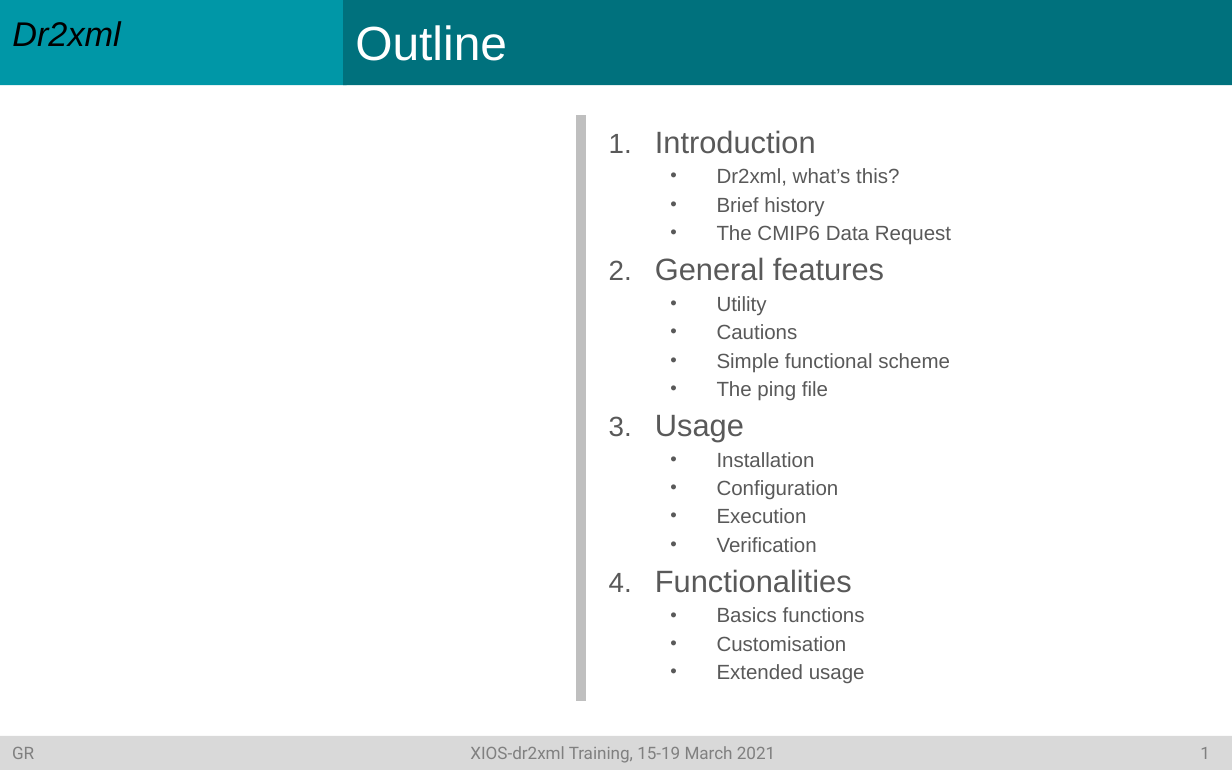
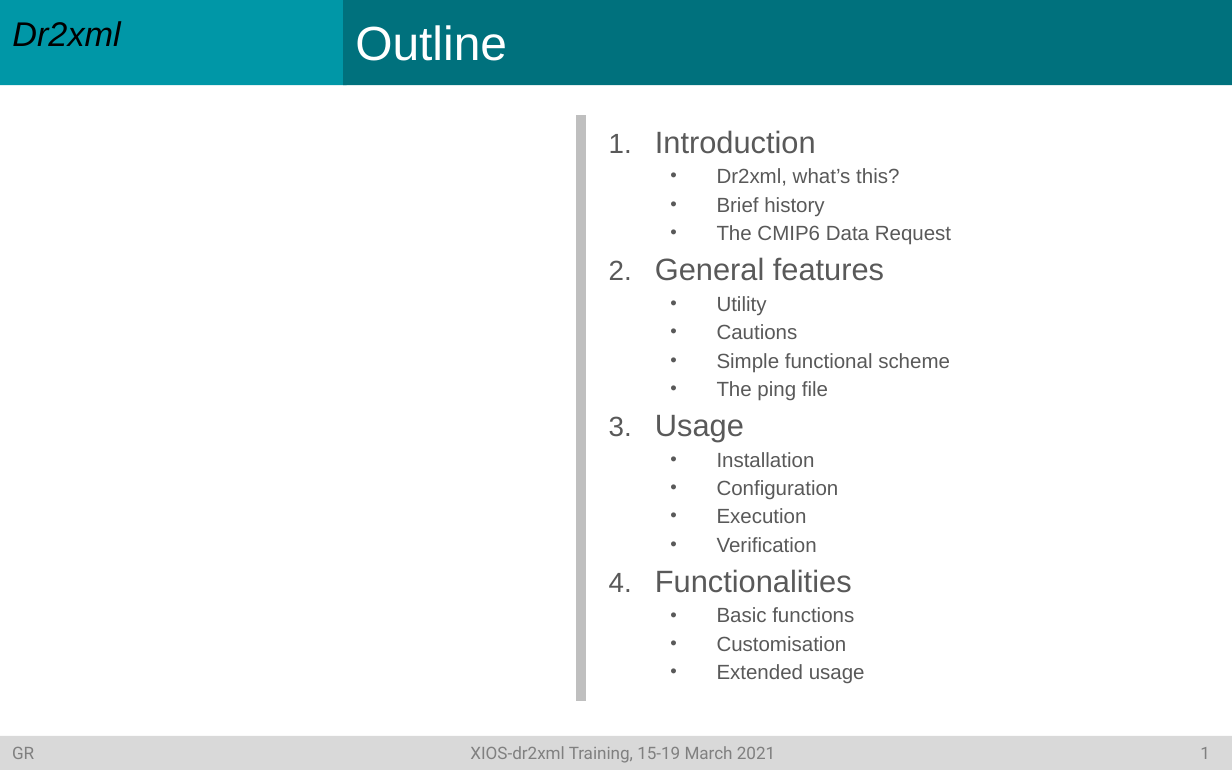
Before and after one commit to rigoudyg/dr2xml, a slide deck: slide 2 of slides/Formation_dr2xml_v4.pptx. Drawn at 1232x770 pixels with LibreOffice and Linux fonts; fonts in the diff are those of the drawing. Boxes give left, top, right and bottom in pixels: in the first picture for what was removed or moved away, otherwise in the second. Text is boxed around its words. In the diff, an @@ line names an element or a change of style, - is before the commit and + after.

```diff
--- a/slides/Formation_dr2xml_v4.pptx
+++ b/slides/Formation_dr2xml_v4.pptx
@@ text at <box>717,607,854,622</box>: text changed @@
-  • Basics functions
+  • Basic functions
```
Also in this commit, not shown: 5 other slides changed, 1 other file.
